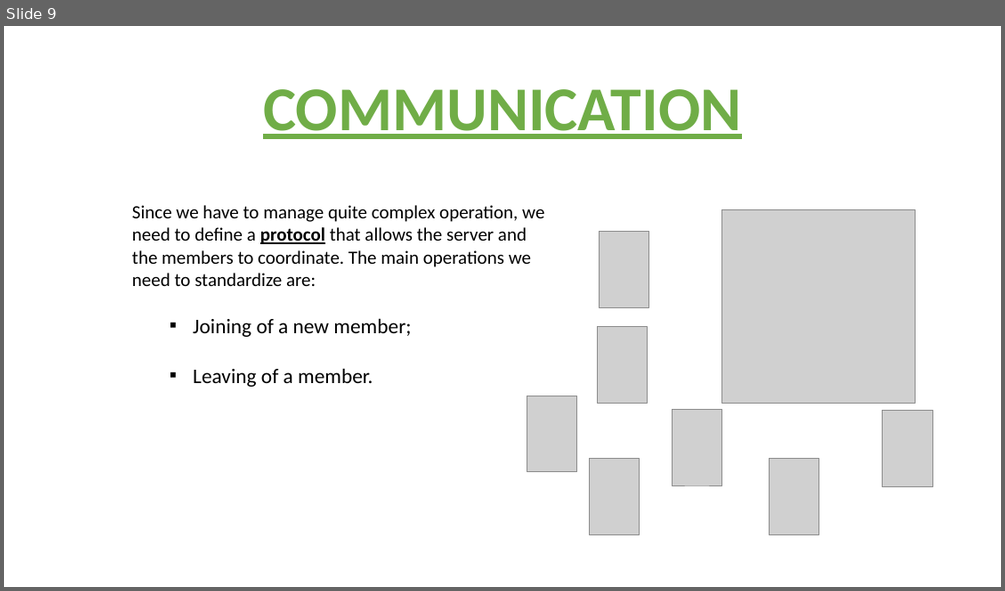
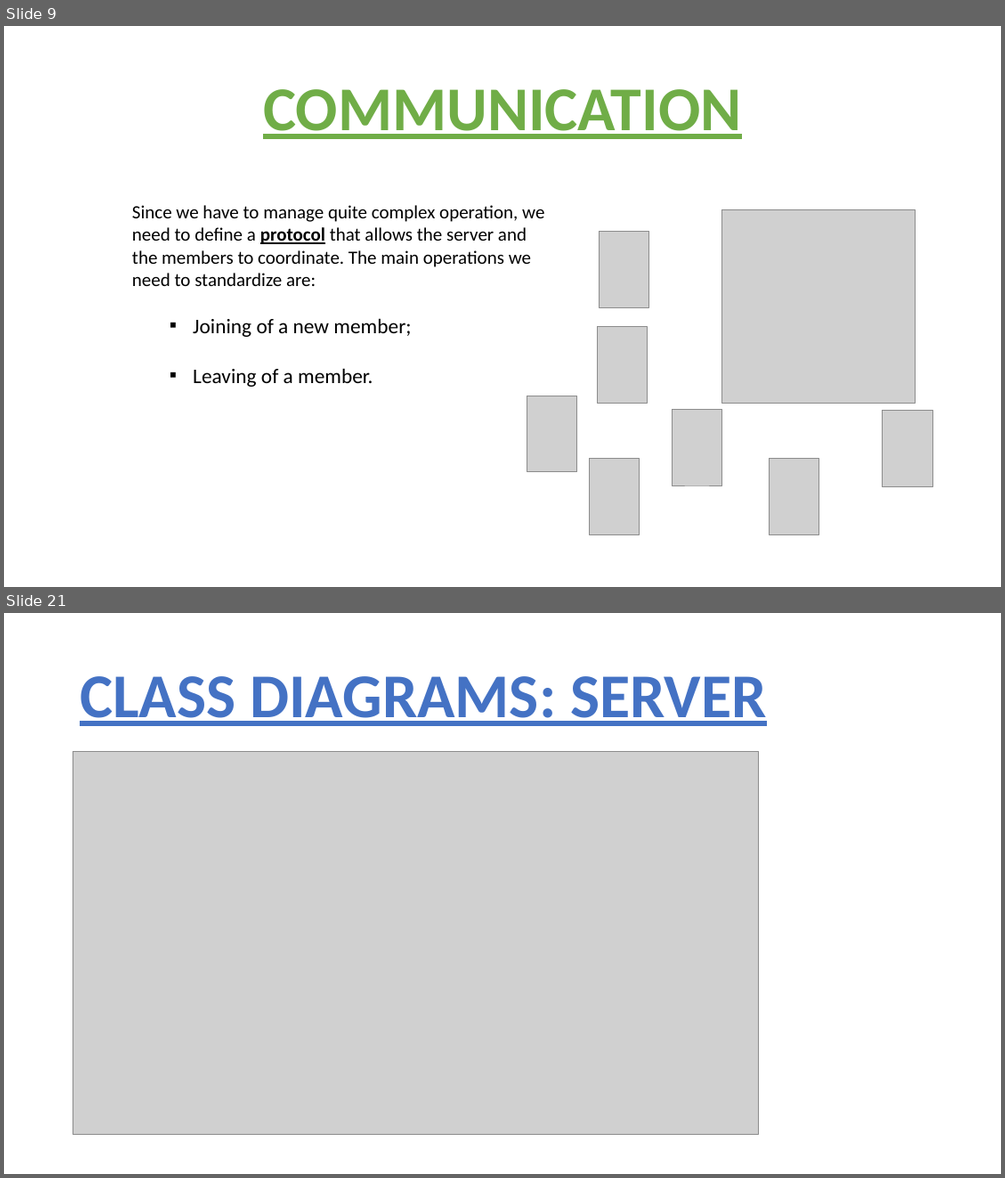
Before and after one commit to stajfar/distributed-systems-brusamento-ceruti-donetti, a slide deck: SecureGroup/documentation/SECURE GROUP COMMUNICATION.pptx. Shown one above the other, each under a label of ours: slide 9 before the commit, slides 9 and 21 after it; the slides between them are not shown. The pictures are 1005x591 and 1005x1178 pixels, drawn with LibreOffice and Linux fonts; fonts in the diff are those of the drawing; grey boxes stand for pictures. Boxes give left, top, right and bottom in pixels: in the first picture for what was removed or moved away, otherwise in the second. Text is boxed around its words. In the diff, an @@ line names an element or a change of style, - is before the commit and + after.

```diff
--- a/SecureGroup/documentation/SECURE GROUP COMMUNICATION.pptx
+++ b/SecureGroup/documentation/SECURE GROUP COMMUNICATION.pptx
@@ slide 21 added at (x1=4, y1=613, x2=1001, y2=1174), background #FFFFFF @@
@@ title added at (x1=80, y1=676, x2=767, y2=726), 60 pt, text #4472C4, bold, underline @@
+CLASS DIAGRAMS: SERVER
@@ picture added at (x1=73, y1=751, x2=759, y2=1135) @@
```
Also in this commit, not shown: 14 slides changed, 4 other slides added, 1 slide removed, 1 other file.
